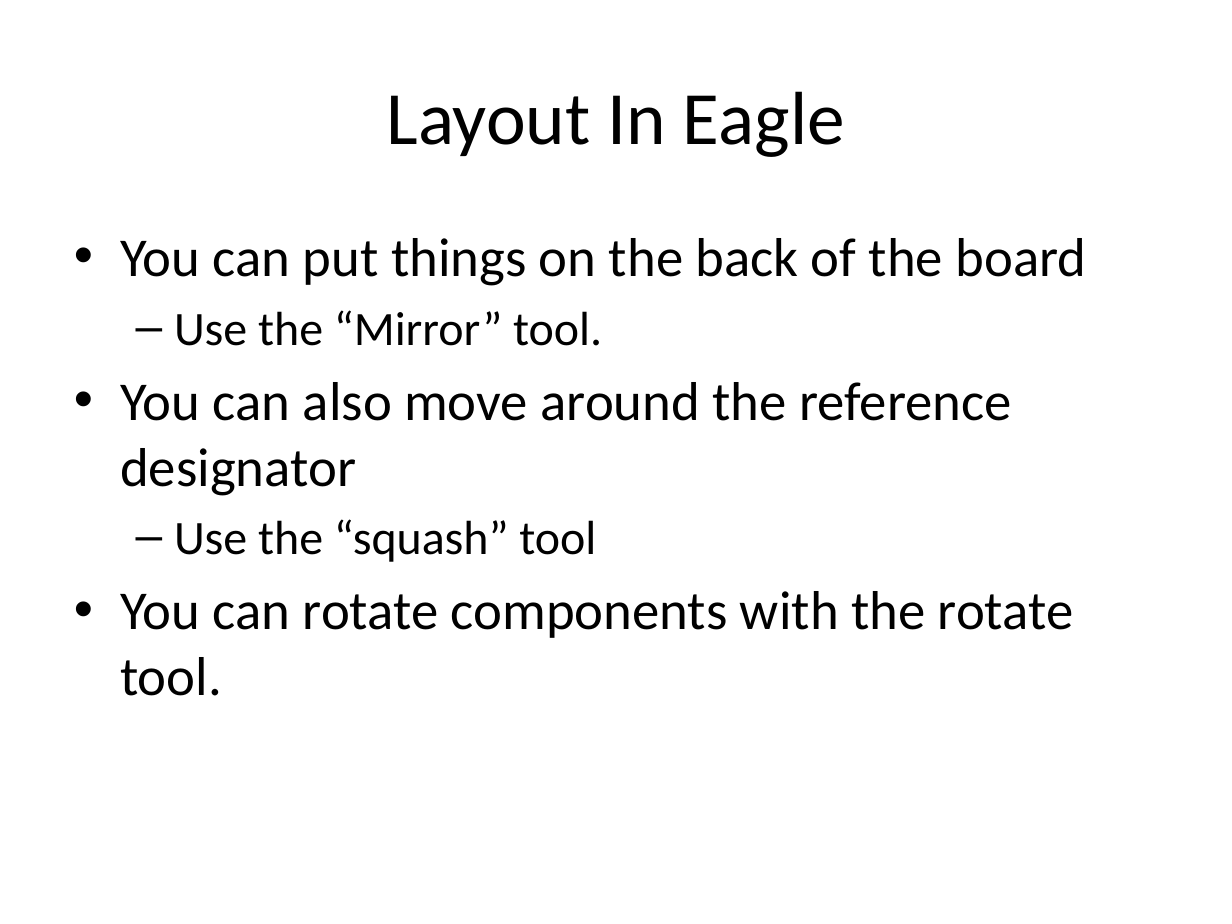
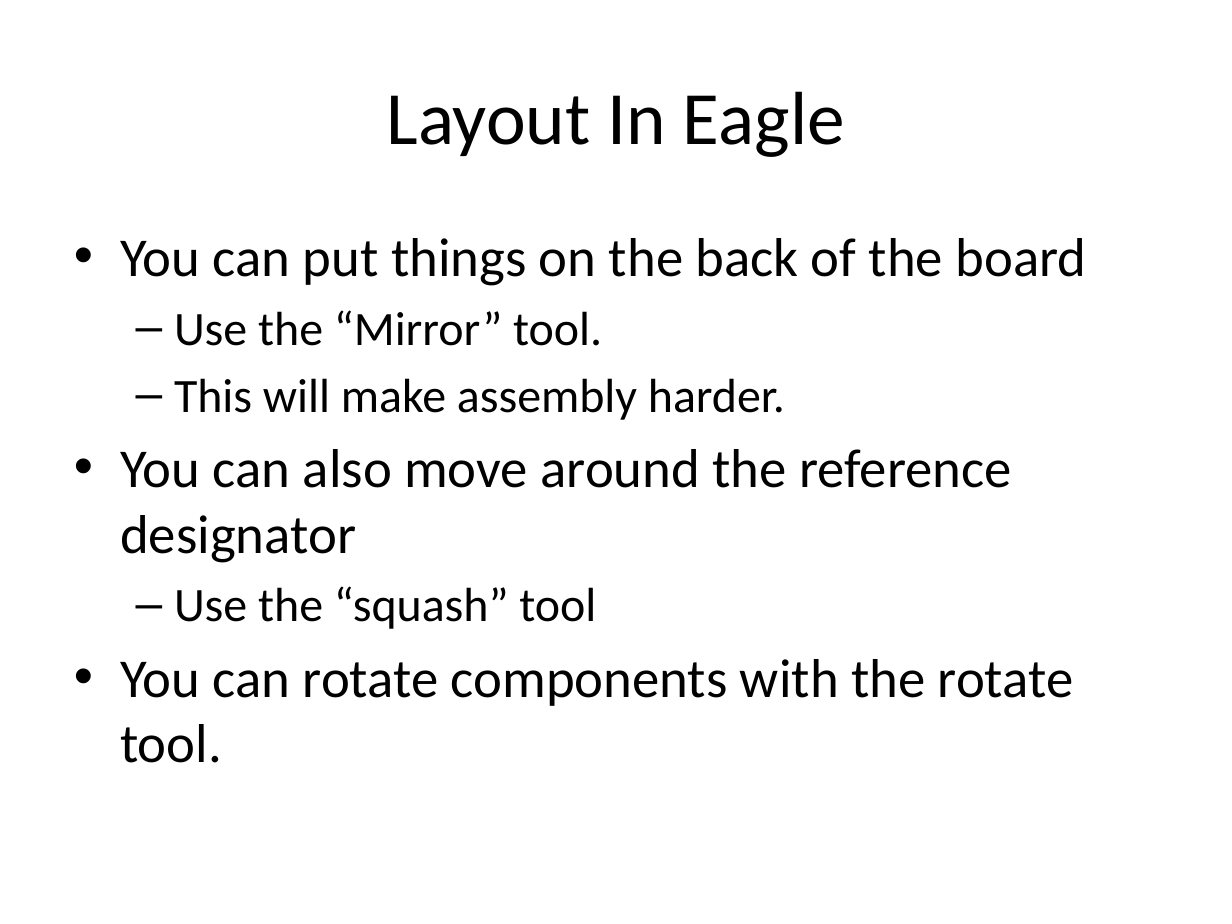
Before and after one commit to NVSL/QuadClass-Resources, a slide deck: slide 32 of Lecture Slides/Lab01-Eagle-Intro.pptx. Drawn at 1232x924 pixels with LibreOffice and Linux fonts; fonts in the diff are those of the drawing. Boxes give left, top, right and bottom in pixels: in the first picture for what was removed or moved away, otherwise in the second. Text is boxed around its words. In the diff, an @@ line names an element or a change of style, - is before the commit and + after.

```diff
--- a/Lecture Slides/Lab01-Eagle-Intro.pptx
+++ b/Lecture Slides/Lab01-Eagle-Intro.pptx
@@ text at (174, 378, 785, 420): paragraph added @@
+  – This will make assembly harder.
```
Also in this commit, not shown: 15 other slides changed, 3 slides added, 6 other files.
